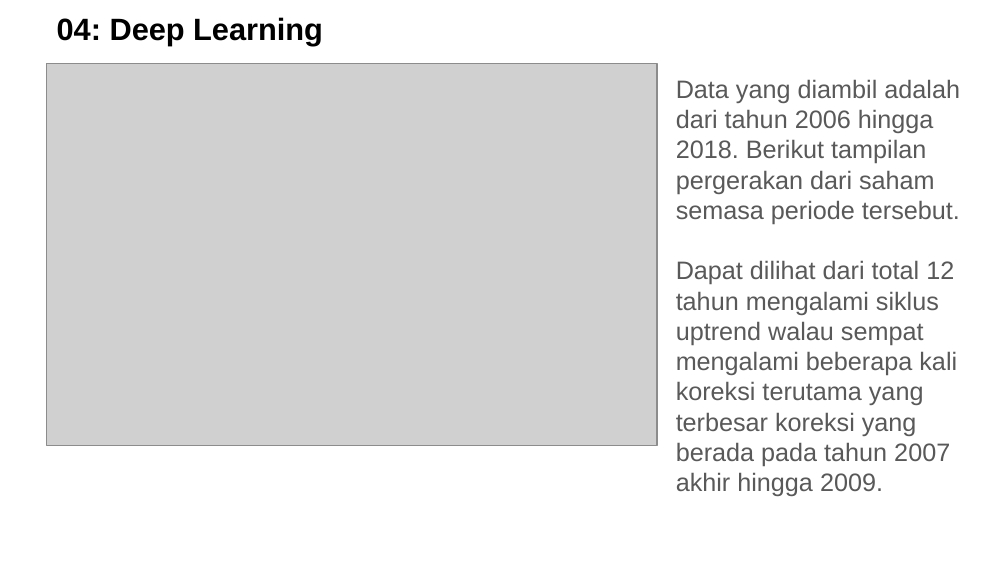
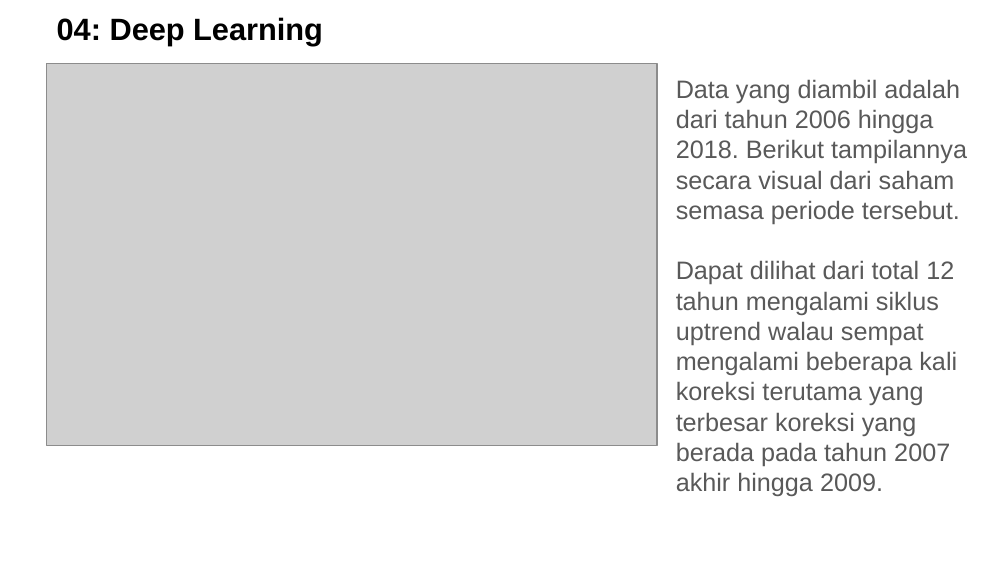
Before and after one commit to wendykusman/ProjectDataScience, a slide deck: slide 41 of DataScienceProject -Wendy Kusman.pptx (slide 39 before the commit). Drawn at 1008x567 pixels with LibreOffice and Linux fonts; fonts in the diff are those of the drawing; grey boxes stand for pictures; background and template pictures are left out. Boxes give left, top, right and bottom in pixels: in the first picture for what was removed or moved away, otherwise in the second. Text is boxed around its words. In the diff, an @@ line names an element or a change of style, - is before the commit and + after.

```diff
--- a/DataScienceProject -Wendy Kusman.pptx
+++ b/DataScienceProject -Wendy Kusman.pptx
@@ text at [676,79,967,496]: text changed @@
-Data yang diambil adalah dari tahun 2006 hingga 2018. Berikut tampilan pergerakan dari saham semasa periode tersebut.
-Dapat dilihat dari total 12 tahun mengalami siklus uptrend walau sempat mengalami beberapa kali koreksi terutama yang terbesar koreksi yang berada pada tahun 2007 akhir hingga 2009.
+Data yang diambil adalah dari tahun 2006 hingga 2018. Berikut tampilannya secara visual dari saham semasa periode tersebut.
+Dapat dilihat dari total 12 tahun mengalami siklus uptrend walau sempat mengalami beberapa kali koreksi terutama yang terbesar koreksi yang berada pada tahun 2007 akhir hingga 2009.
```
Also in this commit, not shown: 8 other slides changed, 7 slides added, 2 slides removed.
